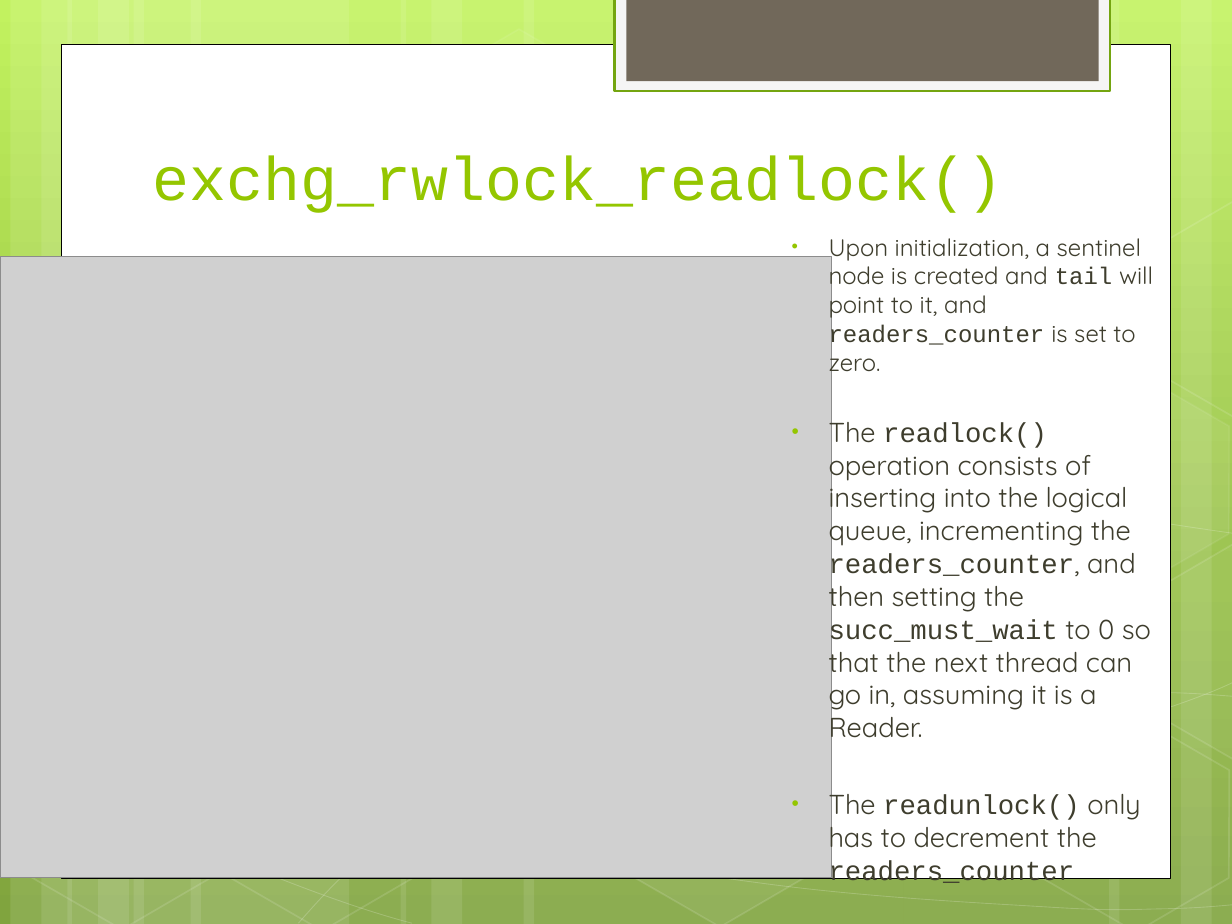
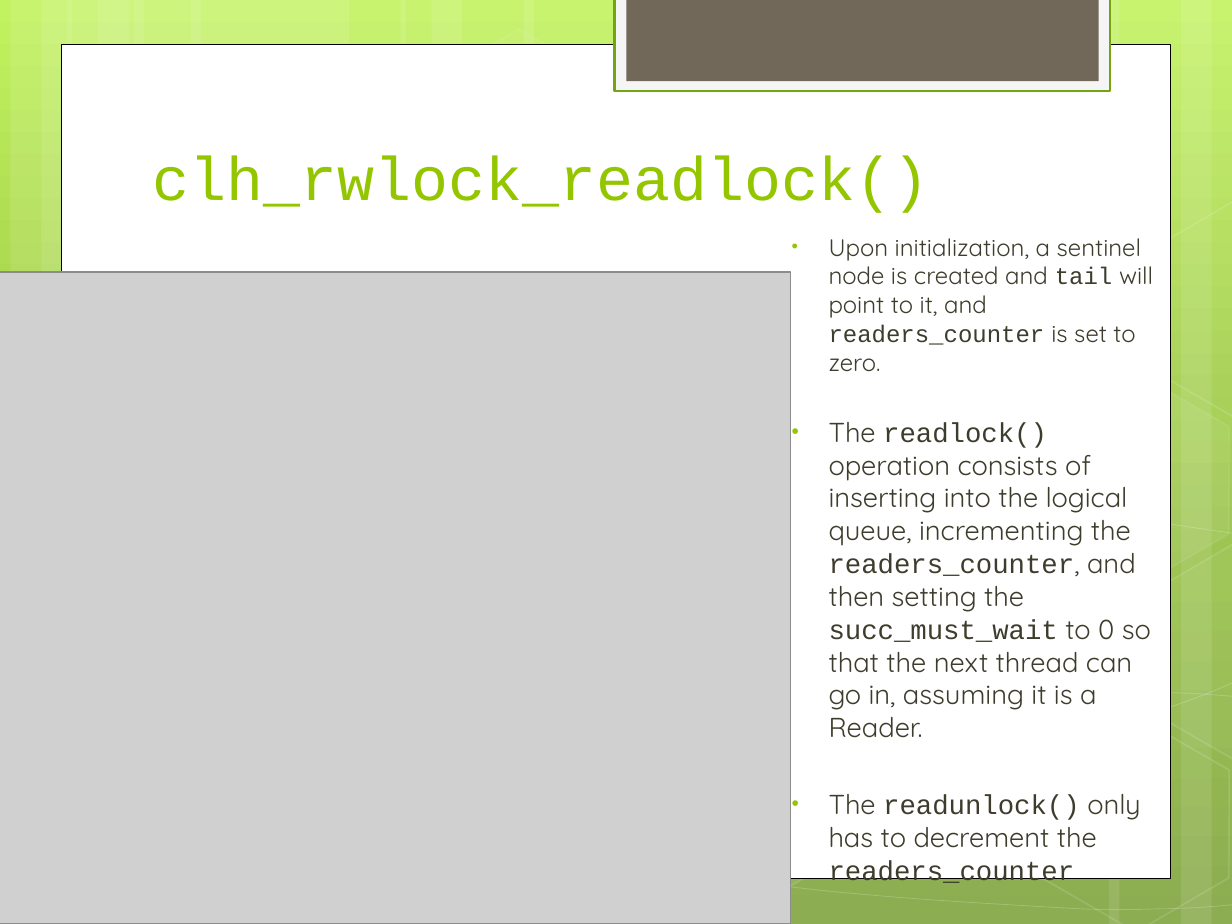
Before and after one commit to pramalhe/ConcurrencyFreaks, a slide deck: slide 4 of Presentations/CLH-RWLock.pptx. Drawn at 1232x924 pixels with LibreOffice and Linux fonts; fonts in the diff are those of the drawing; grey boxes stand for pictures. Boxes give left, top, right and bottom in pixels: in the first picture for what was removed or moved away, otherwise in the second. Text is boxed around its words. In the diff, an @@ line names an element or a change of style, - is before the commit and + after.

Commit message:
Minor cleanup in clh_rwlock and added spinlocks to mutex_validation

```diff
--- a/Presentations/CLH-RWLock.pptx
+++ b/Presentations/CLH-RWLock.pptx
@@ title at [153, 156, 929, 213]: text changed @@
-exchg_rwlock_readlock()
+clh_rwlock_readlock()
@@ picture: place and size @@
-picture at [0, 256, 832, 877]
+picture at [0, 272, 790, 924]
```
Also in this commit, not shown: 7 other slides changed, 3 other files.
